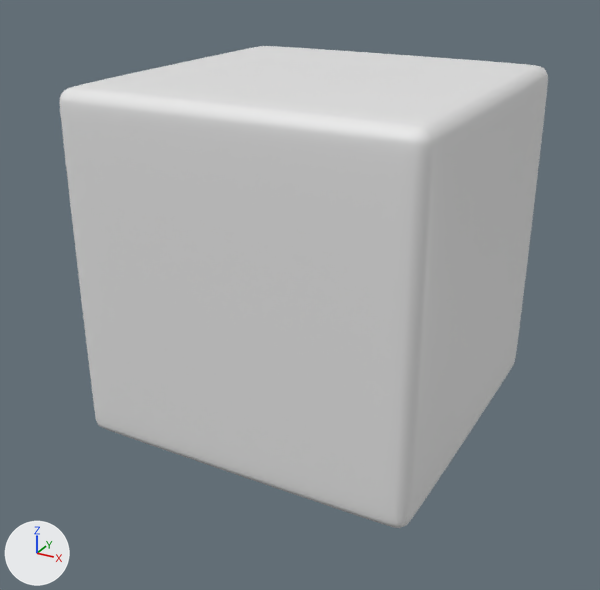
One commit to the Blender file assets/3D Models/BlockModel.blend: the scene before it, then after it.
Before and after are seen from a 50 mm lens placed at (1.047, -2.024, 0.851), pointed at (-0.025, -0.075, -0.123). Arrows for +X, +Y and +Z are at lower left; the lights stay in place. The older version comes first.
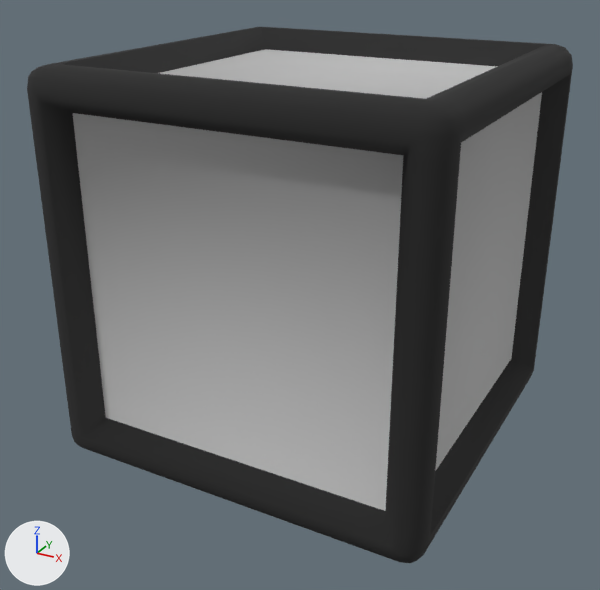
The change, as a diff of the scene's bpy script:
```diff
--- a/assets/3D Models/BlockModel.blend.py
+++ b/assets/3D Models/BlockModel.blend.py
@@ mat_material_011 @@
+mat_material_011 = principled_material('Material.011')
+mat_material_011.base_color = (0.02, 0.02, 0.02)  # black #272727
+mat_material_011.roughness = 1.0
@@ mat_material_012 @@
+mat_material_012 = principled_material('Material.012')
+mat_material_012.base_color = (0.497, 0.497, 0.497)  # grey #bbbbbb
+mat_material_012.roughness = 1.0
@@ me_cube @@
 # used by ob_cube; location = (0.0, 0.0, 0.0); scale = (0.5, 0.5, 0.5)
-me_cube.from_pydata(...)  # 8 vertices, 6 faces; spans x -1.0..1.0, y -1.0..1.0, z -1.0..1.0
-me_cube.materials.append(mat_material)  # white #e7e7e7
+me_cube.from_pydata(...)  # 240 vertices, 242 faces; spans x -0.54..0.54, y -0.54..0.54, z -0.54..0.54
+# me_cube part 1: the whole mesh is rebuilt
+me_cube.materials.append(mat_material_012)  # grey #bbbbbb
+me_cube.materials.append(mat_material_011)  # black #272727
@@ ob_cube @@
 ob_cube.location = (0.0, 0.0, 0.0)
-ob_cube.scale = (0.5, 0.5, 0.5)
-_m = ob_cube.modifiers.new('Bevel', 'BEVEL')
-_m.segments = 4
-_m = ob_cube.modifiers.new('Subdivision', 'SUBSURF')
-_m.levels = 2
+ob_cube.scale = (1.02, 1.02, 1.02)
```

Pixel boxes [x1, y1, x2, y2] of what changed, in the pictures (600 x 590 px):
'Cube', reshaped, rescaled, modifiers changed, recoloured (12% wider, 11% taller)
    before: [60, 46, 548, 528]
    after: [27, 26, 573, 563]
